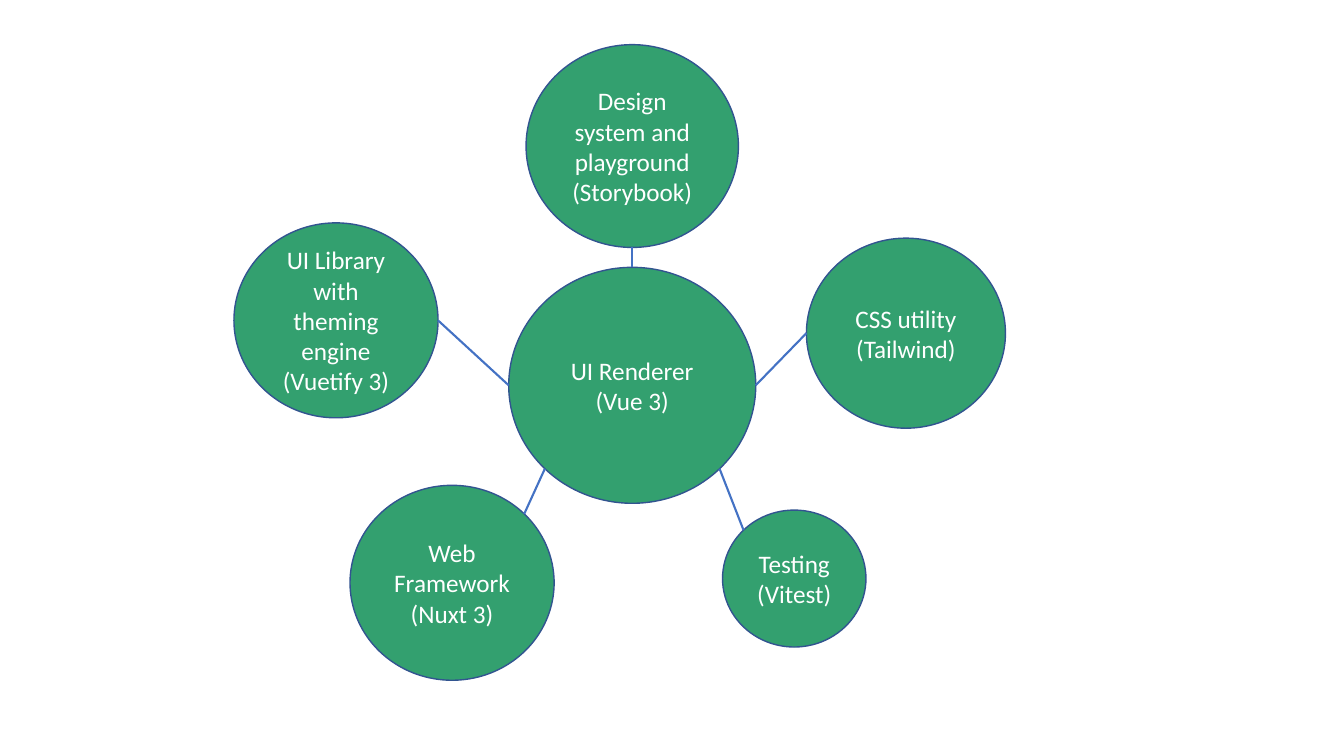
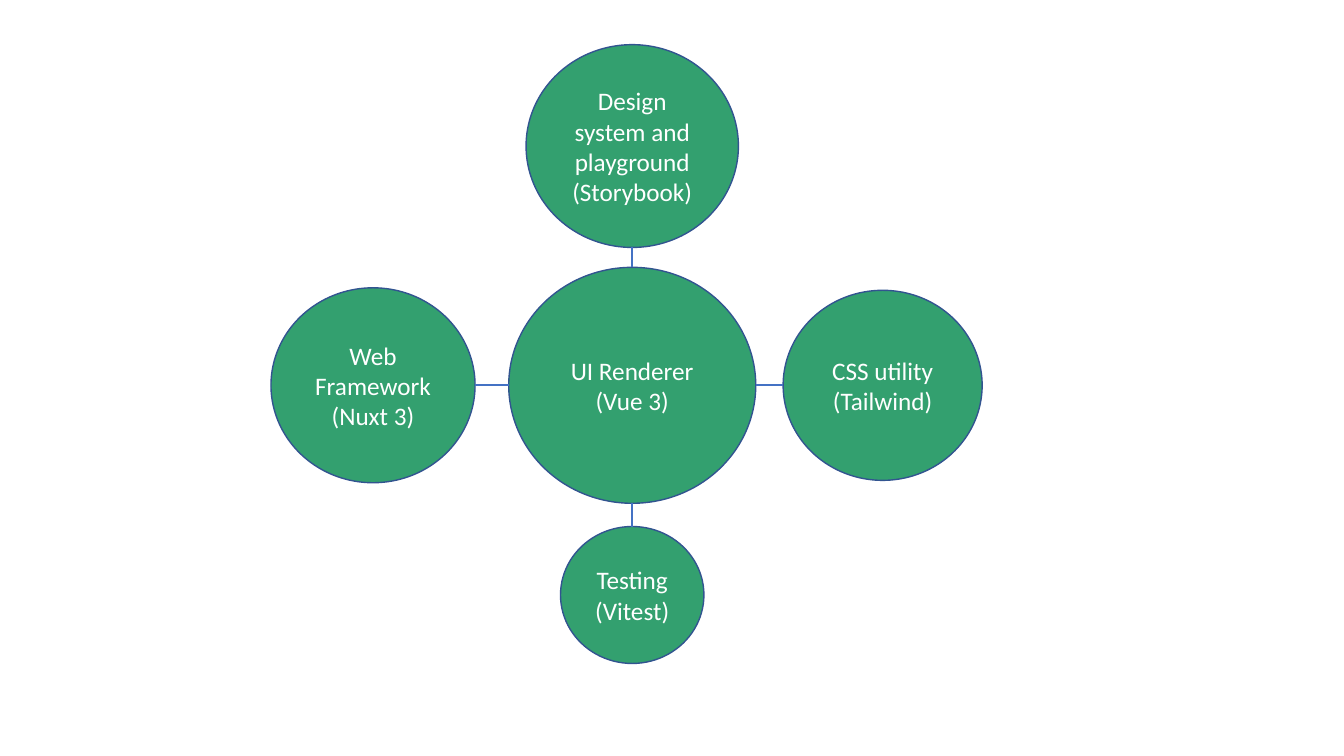
Before and after one commit to kunukn/nuxt-3-app, a slide deck: slide 1 of readme/setup.pptx. Drawn at 1344x756 pixels with LibreOffice and Linux fonts; fonts in the diff are those of the drawing. Boxes give left, top, right and bottom in pixels: in the first picture for what was removed or moved away, otherwise in the second. Text is boxed around its words. In the diff, an @@ line names an element or a change of style, - is before the commit and + after.

```diff
--- a/readme/setup.pptx
+++ b/readme/setup.pptx
@@ ellipse removed at [234,223,438,417] @@
-UI Library with theming engine
-(Vuetify 3)
@@ ellipse "Web Framework (Nuxt 3)": place and size @@
-ellipse "Web Framework (Nuxt 3)" at [350,485,554,680]
+ellipse "Web Framework (Nuxt 3)" at [271,288,475,483]
@@ ellipse "CSS utility (Tailwind)": place and size @@
-ellipse "CSS utility (Tailwind)" at [807,238,1005,429]
+ellipse "CSS utility (Tailwind)" at [783,290,982,481]
@@ line removed from (509, 385) to (439, 321) @@
@@ line moved from (545, 469) - (524, 514) to (509, 385) - (475, 385) @@
@@ line moved from (756, 385) - (807, 334) to (756, 385) - (783, 385) @@
@@ line moved from (720, 469) - (744, 530) to (632, 503) - (632, 526) @@
@@ ellipse "Testing (Vitest)": place and size @@
-ellipse "Testing (Vitest)" at [723,510,866,647]
+ellipse "Testing (Vitest)" at [561,526,704,663]
```
Also in this commit, not shown: 3 other files.
